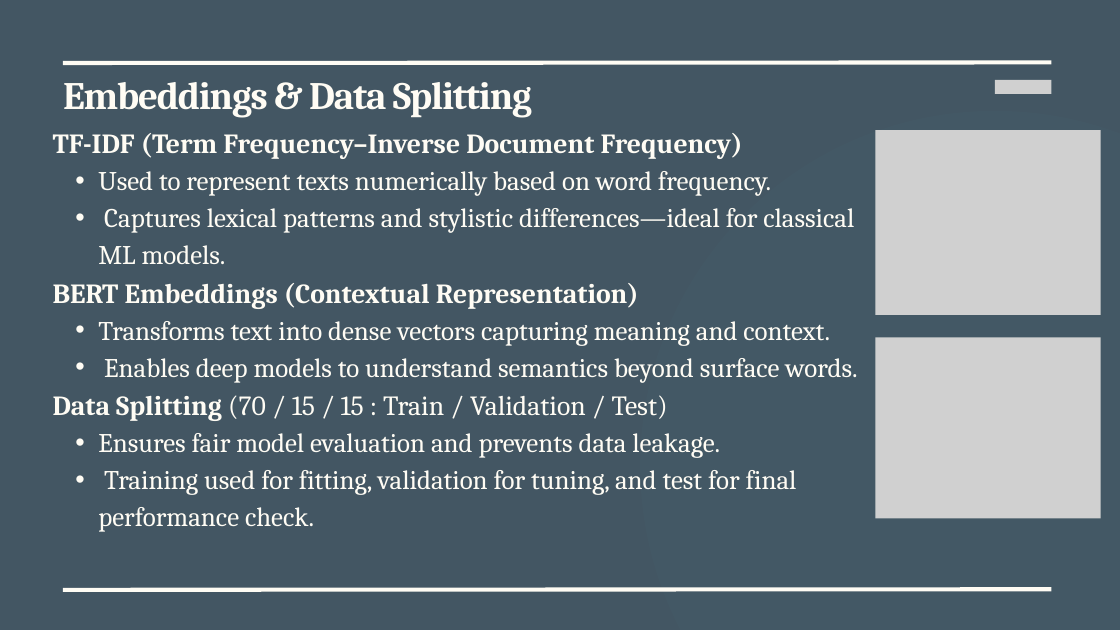
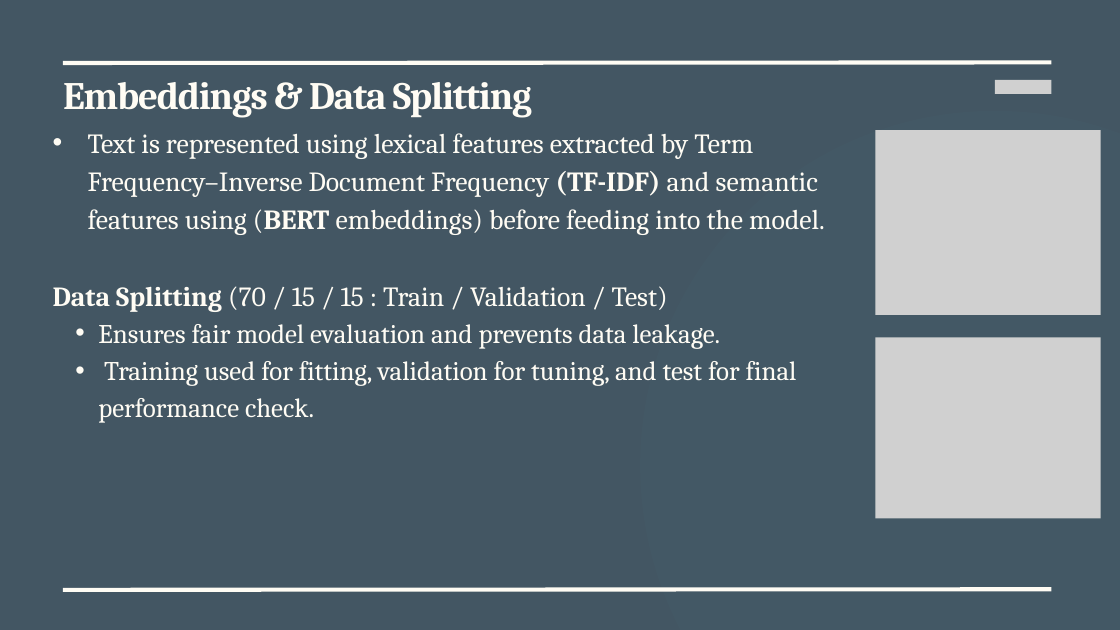
Before and after one commit to shoagMdf/ArabicNLP_Project, a slide deck: slide 10 of results/presentations/Advanced Data Analytic Techniques.pptx (slide 9 before the commit). Drawn at 1120x630 pixels with LibreOffice and Linux fonts; fonts in the diff are those of the drawing; grey boxes stand for pictures. Boxes give left, top, right and bottom in pixels: in the first picture for what was removed or moved away, otherwise in the second. Text is boxed around its words. In the diff, an @@ line names an element or a change of style, - is before the commit and + after.

```diff
--- a/results/presentations/Advanced Data Analytic Techniques.pptx
+++ b/results/presentations/Advanced Data Analytic Techniques.pptx
@@ text at (x1=88, y1=133, x2=825, y2=235): text changed; size 34.6 to 35.6 pt @@
-TF-IDF (Term Frequency–Inverse Document Frequency)
-  • Used to represent texts numerically based on word frequency.
-  • Captures lexical patterns and stylistic differences—ideal for classical ML models.
-BERT Embeddings (Contextual Representation)
-  • Transforms text into dense vectors capturing meaning and context.
-  • Enables deep models to understand semantics beyond surface words.
+• Text is represented using lexical features extracted by Term Frequency–Inverse Document Frequency (TF-IDF) and semantic features using (BERT embeddings) before feeding into the model.
```
Also in this commit, not shown: 10 other slides changed, 1 slide added.
